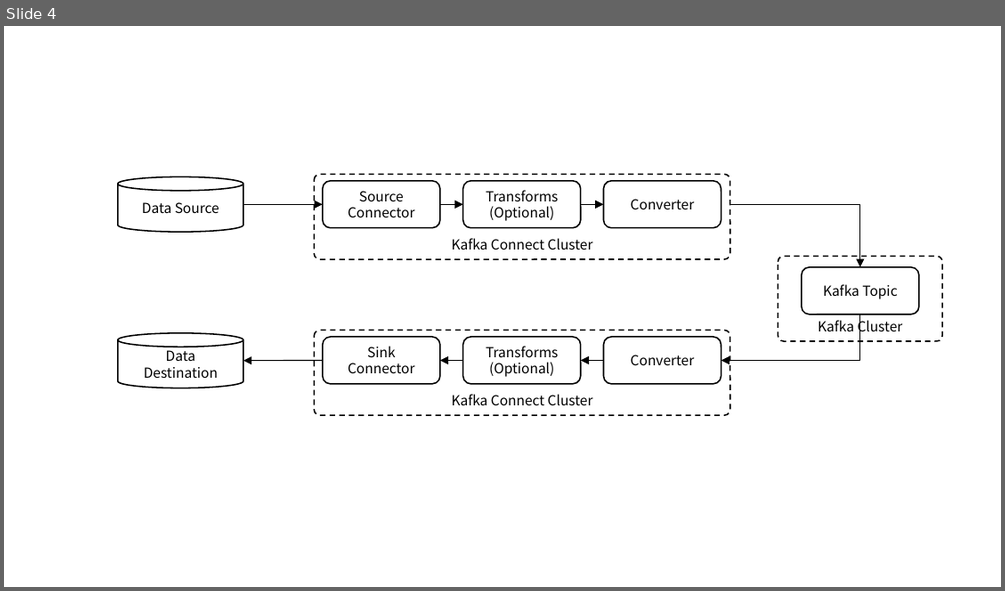
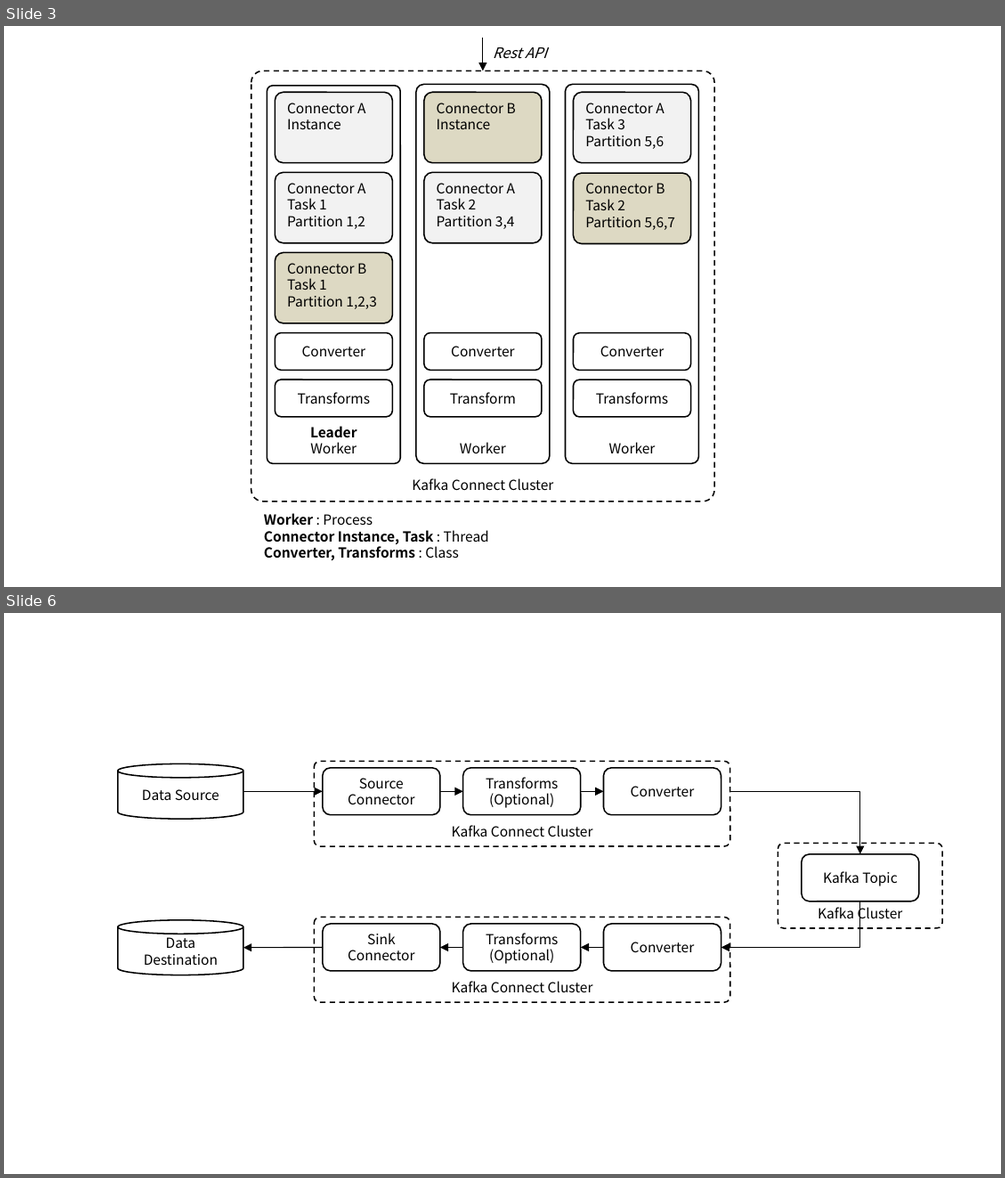
Before and after one commit to ssup2/blog-software, a slide deck: content/docs/theory-analysis/kafka-connect/images/images.pptx. Shown one above the other, each under a label of ours: slide 4 before the commit, slides 3 and 6 after it; the slides between them are not shown. The pictures are 1005x591 and 1005x1178 pixels, drawn with LibreOffice and Linux fonts; fonts in the diff are those of the drawing. Boxes give left, top, right and bottom in pixels: in the first picture for what was removed or moved away, otherwise in the second. Text is boxed around its words. In the diff, an @@ line names an element or a change of style, - is before the commit and + after.

```diff
--- a/content/docs/theory-analysis/kafka-connect/images/images.pptx
+++ b/content/docs/theory-analysis/kafka-connect/images/images.pptx
@@ slide 3 added at [4, 26, 1001, 587], background #FFFFFF @@
@@ arrow added from (483, 37) to (483, 70), #000000 0.75 pt @@
@@ text added at [493, 47, 547, 58], 10.5 pt, text #000000, italic @@
+Rest API
@@ rounded rectangle added at [251, 70, 715, 501], fill #FFFFFF, outline #000000 1 pt dashed, 10 pt, text #000000 @@
+Kafka Connect Cluster
@@ rounded rectangle added at [267, 86, 401, 464], fill #FFFFFF, outline #000000 1 pt, 10 pt, text #000000, bold @@
+Leader
+Worker
@@ rounded rectangle added at [275, 92, 393, 162], fill #F2F2F2, outline #000000 1 pt, 10 pt, text #000000 @@
+Connector A
+Instance
@@ rounded rectangle added at [416, 85, 550, 464], fill #FFFFFF, outline #000000 1 pt, 10 pt, text #000000 @@
+Worker
@@ rounded rectangle added at [424, 92, 542, 162], fill #DDD9C3, outline #000000 1 pt, 10 pt, text #000000 @@
+Connector B
+Instance
@@ rounded rectangle added at [566, 85, 699, 464], fill #FFFFFF, outline #000000 1 pt, 10 pt, text #000000 @@
+Worker
@@ rounded rectangle added at [574, 92, 691, 162], fill #F2F2F2, outline #000000 1 pt, 10 pt, text #000000 @@
+Connector A
+Task 3
+Partition 5,6
@@ rounded rectangle added at [275, 173, 393, 243], fill #F2F2F2, outline #000000 1 pt, 10 pt, text #000000 @@
+Connector A
+Task 1
+Partition 1,2
@@ rounded rectangle added at [424, 173, 542, 243], fill #F2F2F2, outline #000000 1 pt, 10 pt, text #000000 @@
+Connector A
+Task 2
+Partition 3,4
@@ rounded rectangle added at [574, 173, 691, 243], fill #DDD9C3, outline #000000 1 pt, 10 pt, text #000000 @@
+Connector B
+Task 2
+Partition 5,6,7
@@ rounded rectangle added at [275, 252, 393, 323], fill #DDD9C3, outline #000000 1 pt, 10 pt, text #000000 @@
+Connector B
+Task 1
+Partition 1,2,3
@@ rounded rectangle added at [275, 333, 393, 370], fill #FFFFFF, outline #000000 1 pt, 10 pt, text #000000 @@
+Converter
@@ rounded rectangle added at [424, 333, 542, 370], fill #FFFFFF, outline #000000 1 pt, 10 pt, text #000000 @@
+Converter
@@ rounded rectangle added at [574, 333, 691, 370], fill #FFFFFF, outline #000000 1 pt, 10 pt, text #000000 @@
+Converter
@@ rounded rectangle added at [275, 380, 393, 417], fill #FFFFFF, outline #000000 1 pt, 10 pt, text #000000 @@
+Transforms
@@ rounded rectangle added at [424, 380, 542, 417], fill #FFFFFF, outline #000000 1 pt, 10 pt, text #000000 @@
+Transform
@@ rounded rectangle added at [574, 380, 691, 417], fill #FFFFFF, outline #000000 1 pt, 10 pt, text #000000 @@
+Transforms
@@ text added at [264, 513, 489, 560], 10 pt, text #000000, bold @@
+Worker : Process
+Connector Instance, Task : Thread
+Converter, Transforms : Class
@@ what was slide 4 is now slide 6 @@
```
Also in this commit, not shown: 2 slides changed, 1 other slide added, 4 other files.
